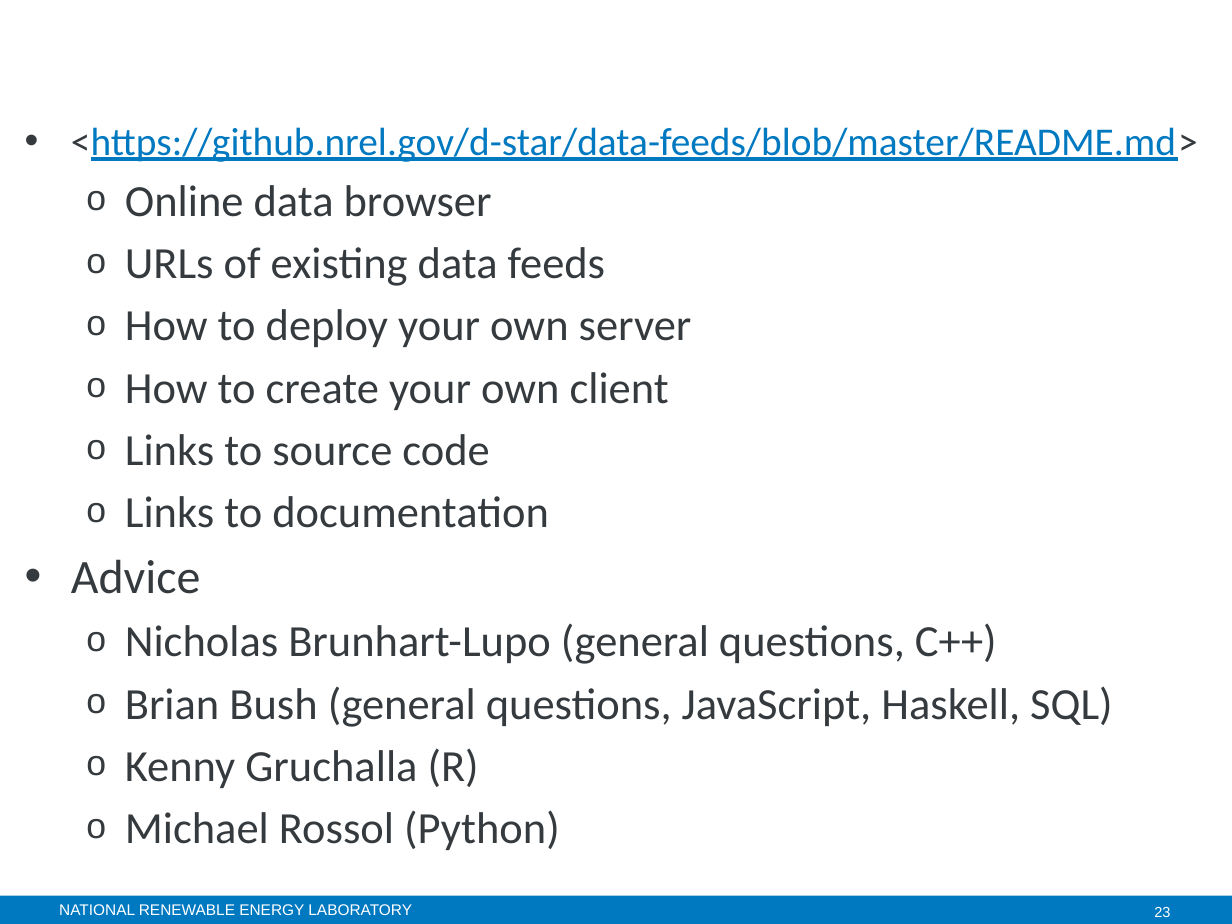
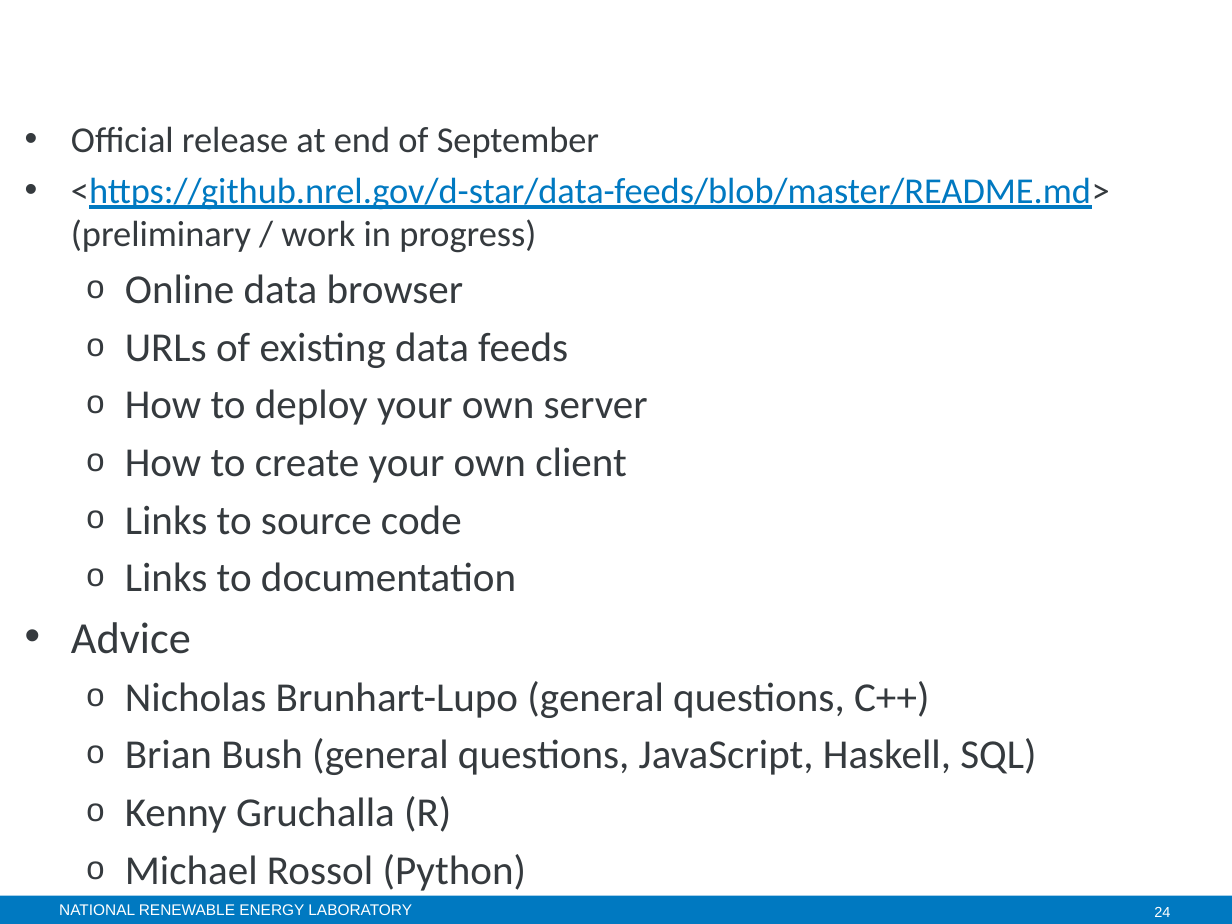
Before and after one commit to NREL/AESD, a slide deck: slide 24 of slides/20170810a-analysis-coffee-break.pptx (slide 23 before the commit). Drawn at 1232x924 pixels with LibreOffice and Linux fonts; fonts in the diff are those of the drawing; background and template pictures are left out. Boxes give left, top, right and bottom in pixels: in the first picture for what was removed or moved away, otherwise in the second. Text is boxed around its words. In the diff, an @@ line names an element or a change of style, - is before the commit and + after.

Commit message:
revised slides

```diff
--- a/slides/20170810a-analysis-coffee-break.pptx
+++ b/slides/20170810a-analysis-coffee-break.pptx
@@ text at (71, 126, 1110, 253): text changed; size 23 to 21.3 pt @@
-• <https://github.nrel.gov/d-star/data-feeds/blob/master/README.md>
+• Official release at end of September
+• <https://github.nrel.gov/d-star/data-feeds/blob/master/README.md>
+  (preliminary / work in progress)
@@ text at (71, 274, 1036, 891): size 26 to 24.1 pt in "Online data browser", "URLs of existing data feeds", "How to deploy your own server", "How to create your own client" and 6 more places; size 28 to 25.9 pt in "Advice" @@
@@ page number at (1154, 907, 1170, 917): text changed @@
-23
+24
```
Also in this commit, not shown: 4 other slides changed, 1 slide added, 4 other files.
